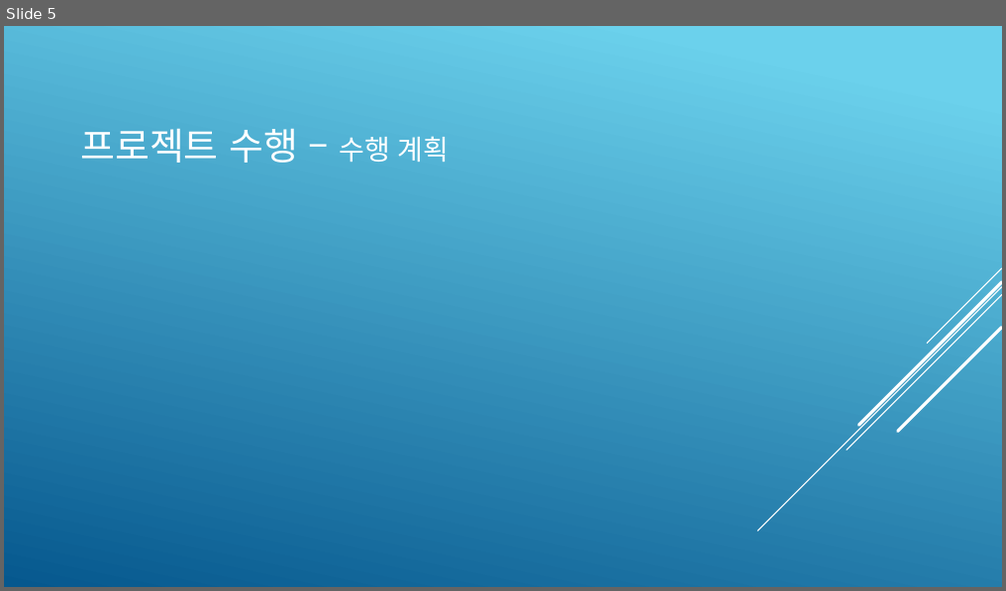
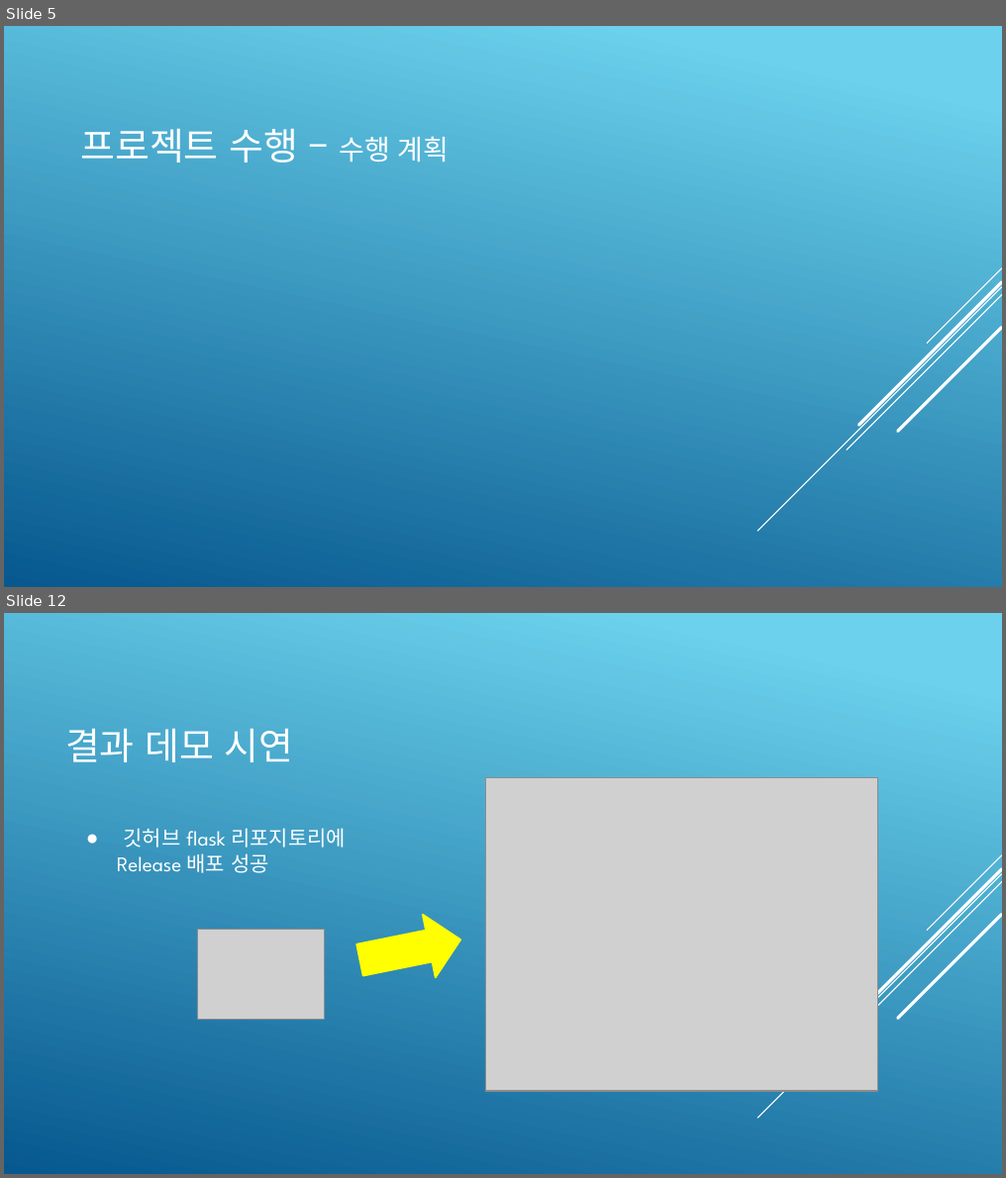
Before and after one commit to KimJeongHoon190/First_Project, a slide deck: 제출자료/최종 발표 프레젠테이션(김정훈).pptx. Shown one above the other, each under a label of ours: slide 5 before the commit, slides 5 and 12 after it; the slides between them are not shown. The pictures are 1006x591 and 1006x1178 pixels, drawn with LibreOffice and Linux fonts; fonts in the diff are those of the drawing; grey boxes stand for pictures. Boxes give left, top, right and bottom in pixels: in the first picture for what was removed or moved away, otherwise in the second. Text is boxed around its words. In the diff, an @@ line names an element or a change of style, - is before the commit and + after.

```diff
--- a/제출자료/최종 발표 프레젠테이션(김정훈).pptx
+++ b/제출자료/최종 발표 프레젠테이션(김정훈).pptx
@@ slide 12 added at (4, 613, 1002, 1174), background gradient #6ED2EB to #06588E; not listed: 5 template elements that a slide beside it also shows @@
@@ title added at (65, 728, 293, 762), 27 pt, text #FFFFFF @@
+결과 데모 시연
@@ picture added at (486, 777, 878, 1092) @@
@@ text added at (117, 828, 346, 873), 15 pt, text #FFFFFF @@
+● 깃허브 flask 리포지토리에
+Release 배포 성공
@@ right arrow added at (353, 909, 467, 992), fill #FFFF00, outline #FFFF00 1.25 pt @@
@@ picture added at (198, 930, 325, 1019) @@
```
Also in this commit, not shown: 8 slides changed, 4 other slides added, 3 other files.
